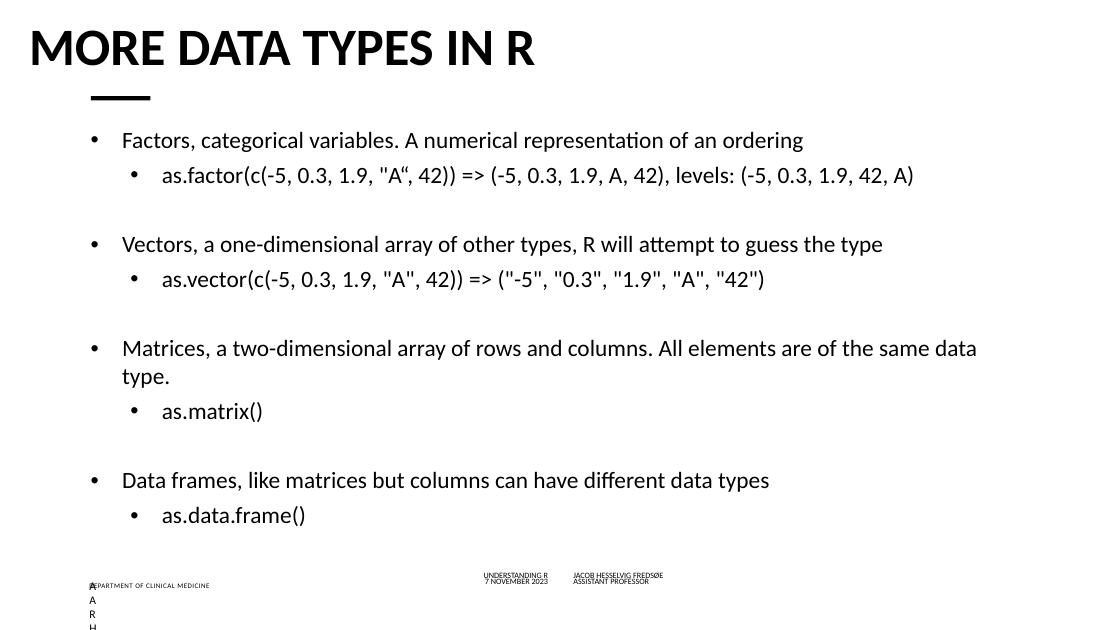
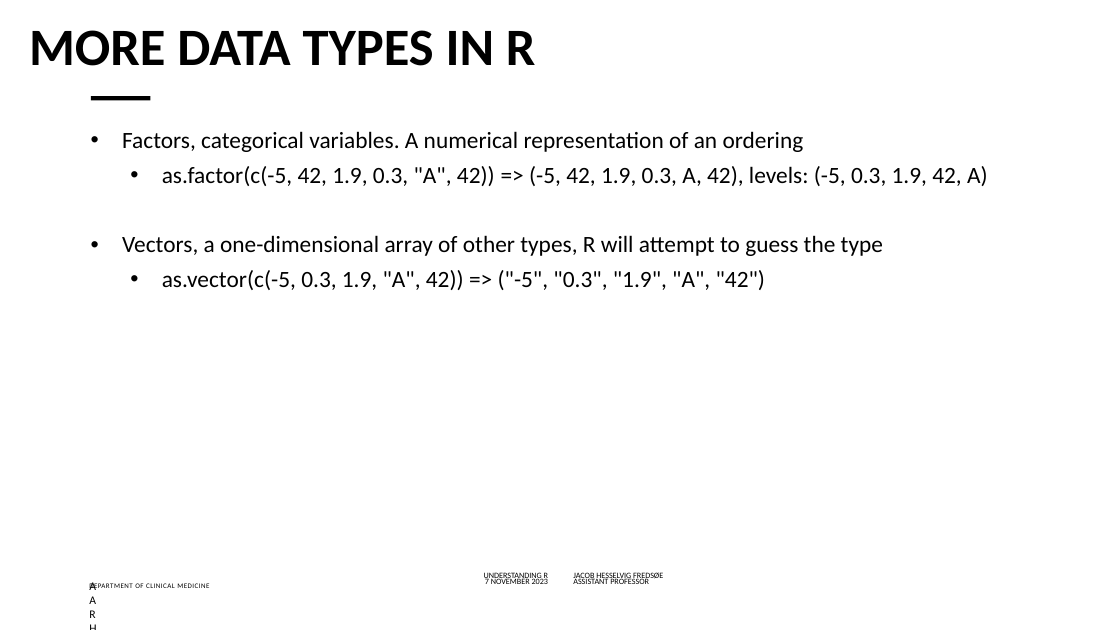
Before and after one commit to jacobfredsoee/MOMAR, a slide deck: slide 9 of 01_files/01 understanding R.pptx. Drawn at 1120x630 pixels with LibreOffice and Linux fonts; fonts in the diff are those of the drawing; background and template pictures are left out. Boxes give left, top, right and bottom in pixels: in the first picture for what was removed or moved away, otherwise in the second. Text is boxed around its words. In the diff, an @@ line names an element or a change of style, - is before the commit and + after.

Commit message:
Minor changes

```diff
--- a/01_files/01 understanding R.pptx
+++ b/01_files/01 understanding R.pptx
@@ text at [162,166,988,186]: text changed @@
-  • as.factor(c(-5, 0.3, 1.9, "A“, 42)) => (-5, 0.3, 1.9, A, 42), levels: (-5, 0.3, 1.9, 42, A)
+  • as.factor(c(-5, 42, 1.9, 0.3, "A", 42)) => (-5, 42, 1.9, 0.3, A, 42), levels: (-5, 0.3, 1.9, 42, A)
@@ text at [122,339,977,526]: paragraphs removed @@
-• Matrices, a two-dimensional array of rows and columns. All elements are of the same data type.
-  • as.matrix()
-• Data frames, like matrices but columns can have different data types
-  • as.data.frame()
```
Also in this commit, not shown: 9 other slides changed, 1 slide added, 1 slide removed.
